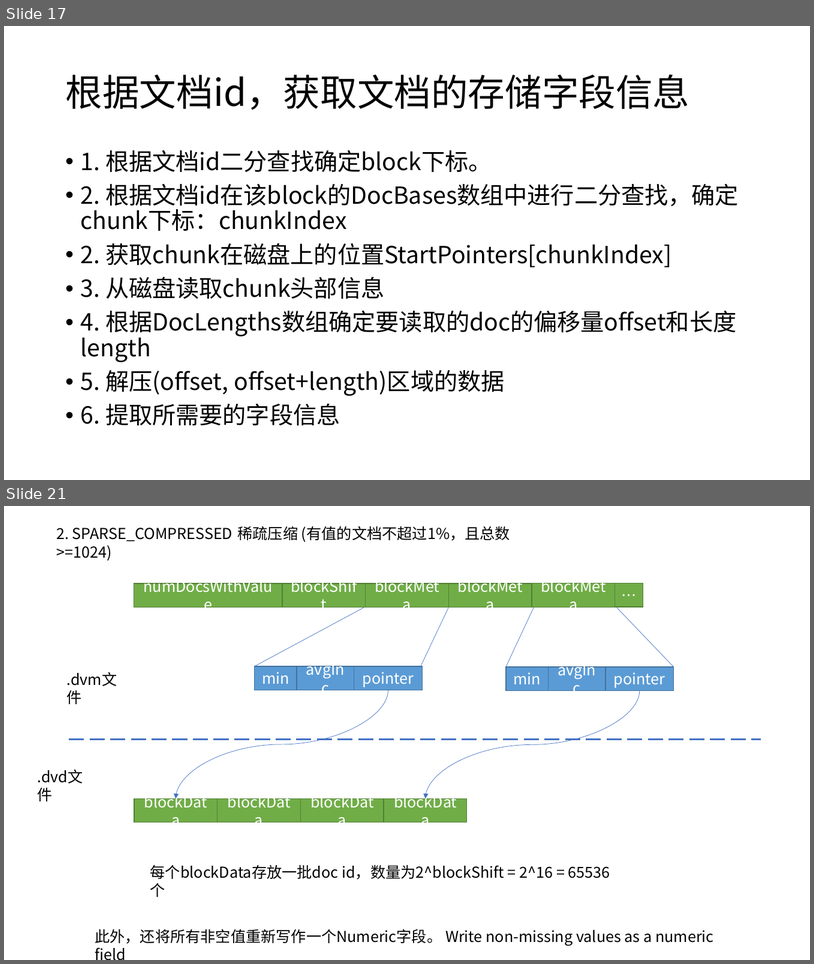
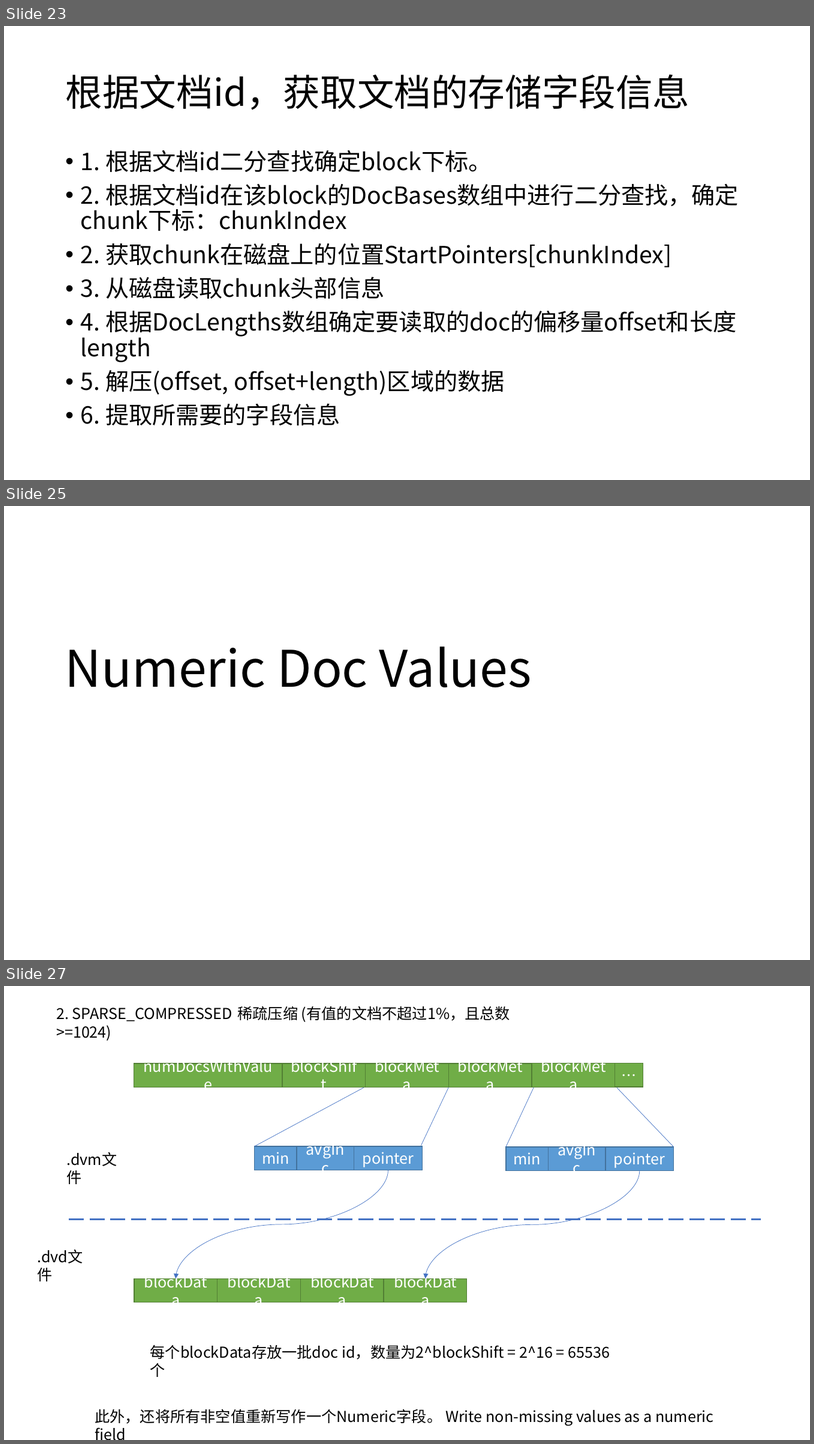
Before and after one commit to zouxiang1993/lucene-8.0.0, a slide deck: core/notes/lucene/codec/索引文件格式/Lucene索引文件.pptx. Shown one above the other, each under a label of ours: slides 17 and 21 before the commit, slides 23, 25 and 27 after it; the slides between them are not shown. The pictures are 814x964 and 814x1444 pixels, drawn with LibreOffice and Linux fonts; fonts in the diff are those of the drawing. Boxes give left, top, right and bottom in pixels: in the first picture for what was removed or moved away, otherwise in the second. Text is boxed around its words. In the diff, an @@ line names an element or a change of style, - is before the commit and + after.

Commit message:
doc values 索引文件格式

```diff
--- a/core/notes/lucene/codec/索引文件格式/Lucene索引文件.pptx
+++ b/core/notes/lucene/codec/索引文件格式/Lucene索引文件.pptx
@@ slide 25 added at [4, 506, 810, 960], background #FFFFFF @@
@@ title added at [65, 646, 532, 687], 60 pt, text #000000 @@
+Numeric Doc Values
@@ what was slide 17 is now slide 23 @@
@@ what was slide 21 is now slide 27 @@
```
Also in this commit, not shown: 3 slides changed, 1 slide removed, 1 other file.
